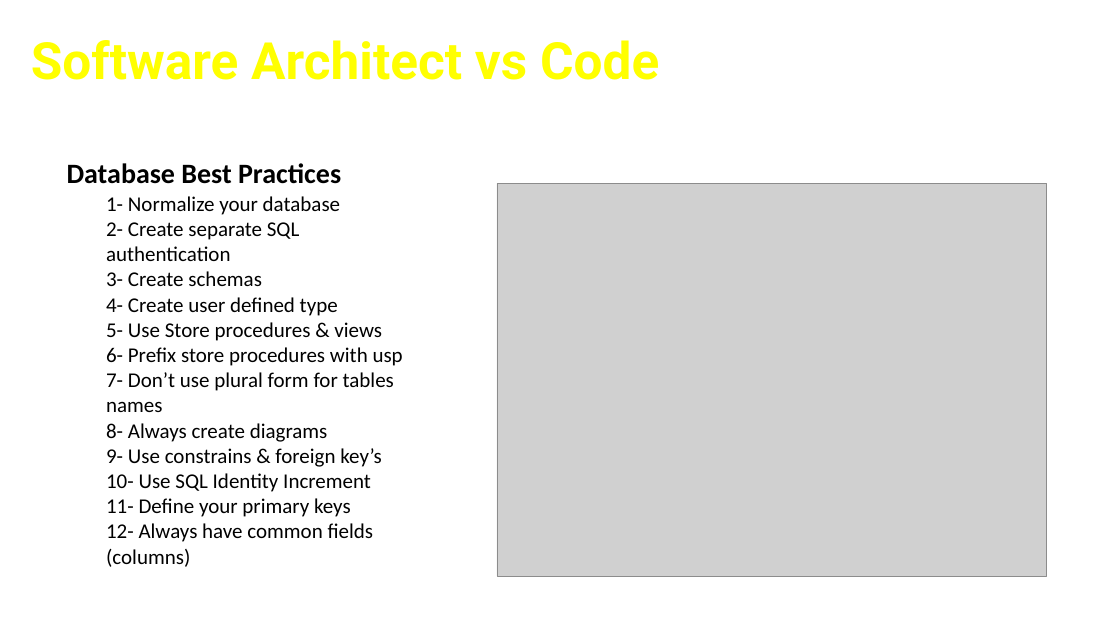
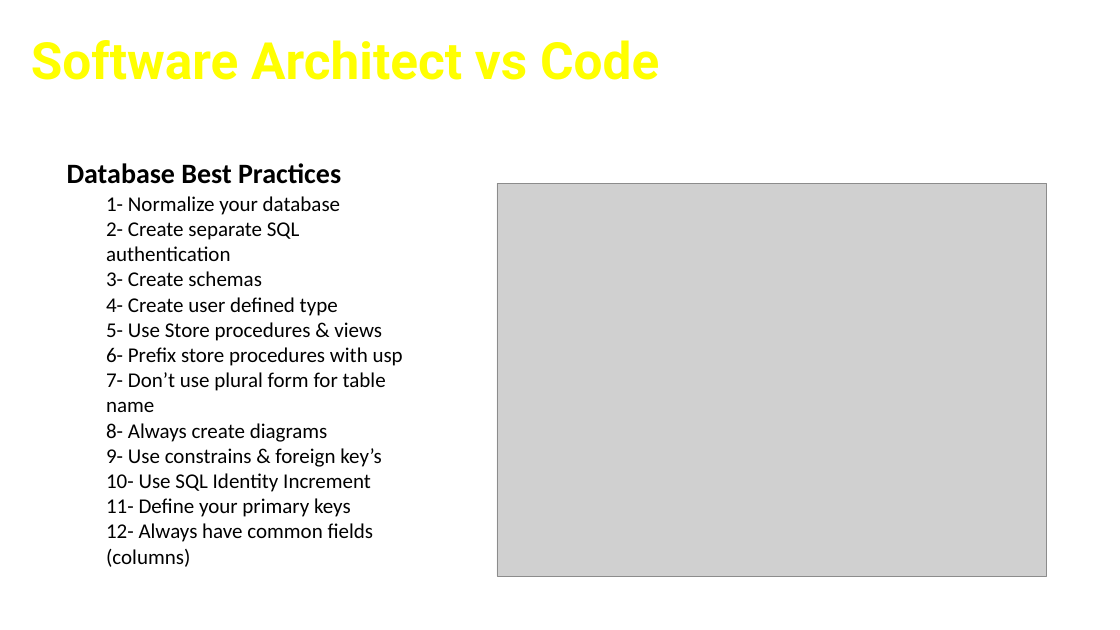
Before and after one commit to cfclick/CFSummit2016, a slide deck: slide 20 of powerpoint/architect/Crafting CF App Like An Architect.pptx (slide 19 before the commit). Drawn at 1120x630 pixels with LibreOffice and Linux fonts; fonts in the diff are those of the drawing; grey boxes stand for pictures; background and template pictures are left out. Boxes give left, top, right and bottom in pixels: in the first picture for what was removed or moved away, otherwise in the second. Text is boxed around its words. In the diff, an @@ line names an element or a change of style, - is before the commit and + after.

```diff
--- a/powerpoint/architect/Crafting CF App Like An Architect.pptx
+++ b/powerpoint/architect/Crafting CF App Like An Architect.pptx
@@ text at [106, 372, 386, 412]: text changed @@
-  7- Don’t use plural form for tables names
+  7- Don’t use plural form for table name
```
Also in this commit, not shown: 5 other slides changed, 1 slide added, 12 other files.
